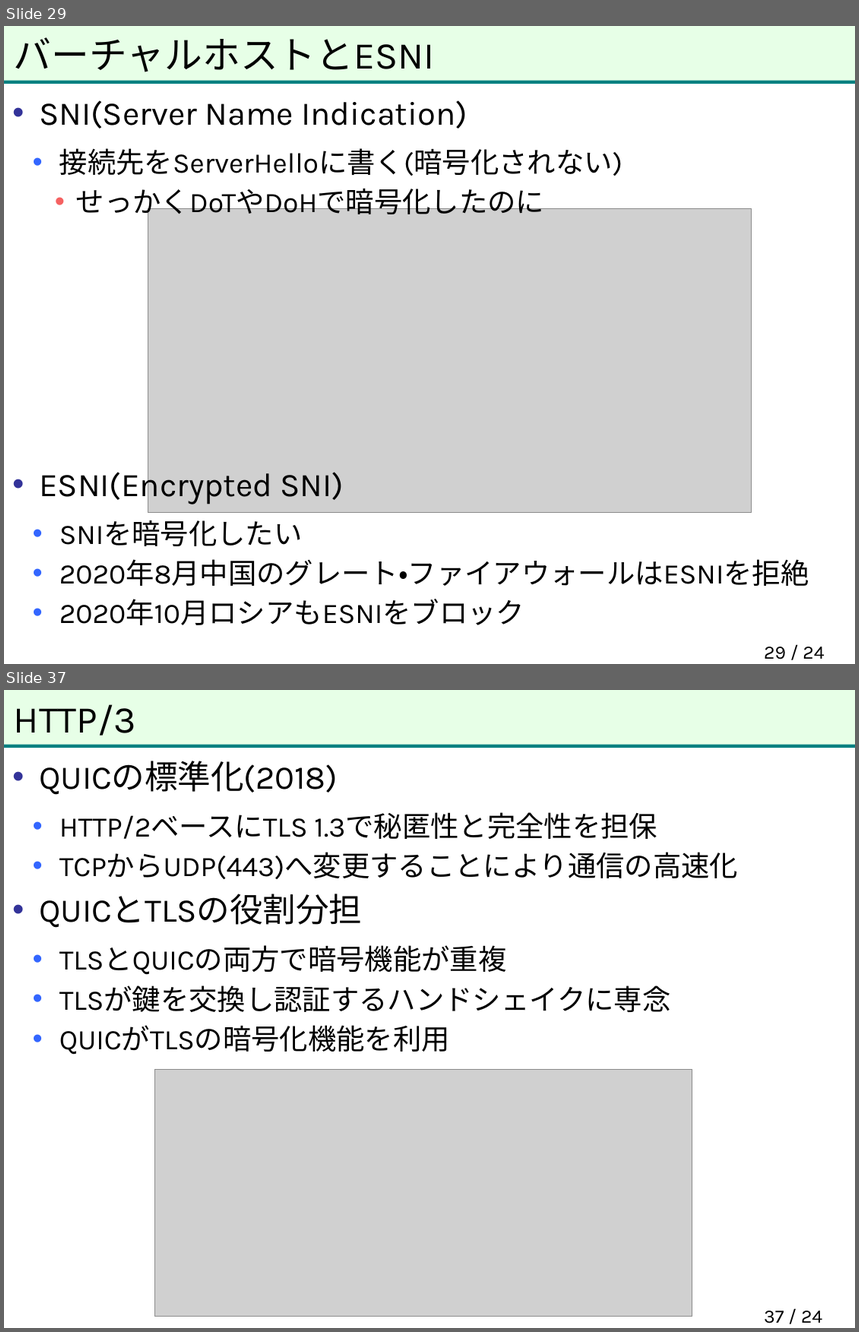
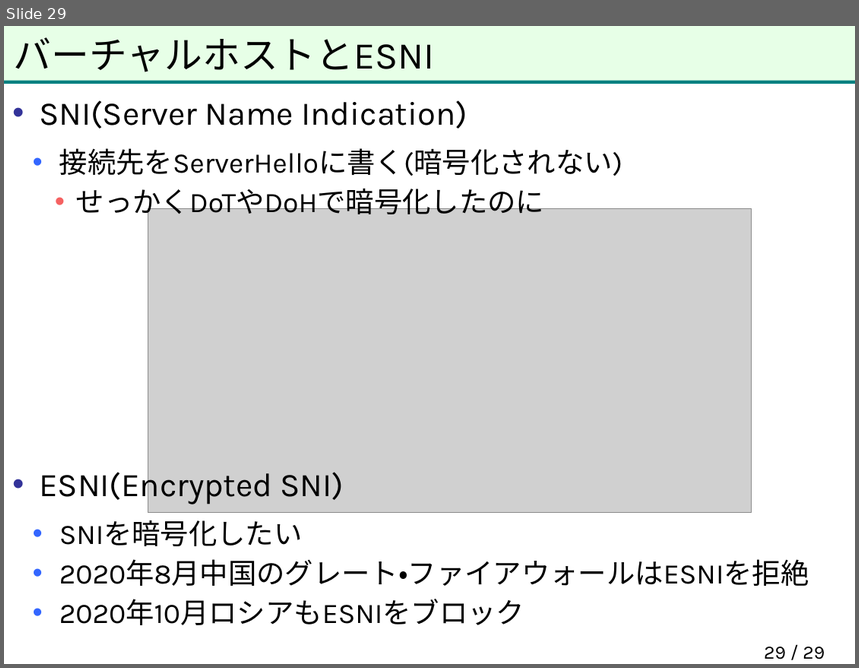
Before and after one commit to herumi/anninbon, a slide deck: lec/anninbon9.pptx. Shown one above the other, each under a label of ours: slides 29 and 37 before the commit, slide 29 after it; the slides between them are not shown. The pictures are 859x1332 and 859x668 pixels, drawn with LibreOffice and Linux fonts; fonts in the diff are those of the drawing; grey boxes stand for pictures; background and template pictures are left out. Boxes give left, top, right and bottom in pixels: in the first picture for what was removed or moved away, otherwise in the second. Text is boxed around its words. In the diff, an @@ line names an element or a change of style, - is before the commit and + after.

```diff
--- a/lec/anninbon9.pptx
+++ b/lec/anninbon9.pptx
@@ slide 37 removed at (4, 690, 855, 1328), background #FFFFFF; not listed: 2 template elements that a slide beside it also shows @@
@@ title removed at (14, 704, 136, 736) @@
-HTTP/3
@@ text removed at (39, 761, 738, 1055) @@
-• QUICの標準化(2018)
-  • HTTP/2ベースにTLS 1.3で秘匿性と完全性を担保
-  • TCPからUDP(443)へ変更することにより通信の高速化
-• QUICとTLSの役割分担
-  • TLSとQUICの両方で暗号機能が重複
-  • TLSが鍵を交換し認証するハンドシェイクに専念
-  • QUICがTLSの暗号化機能を利用
@@ picture removed at (154, 1070, 692, 1316) @@
@@ page number removed at (764, 1311, 823, 1324) @@
-37 / 24
@@ page number at (764, 647, 825, 660): text changed @@
-29 / 24
+29 / 29
```
Also in this commit, not shown: 1 slide changed, 14 other slides removed, 1 other file.
